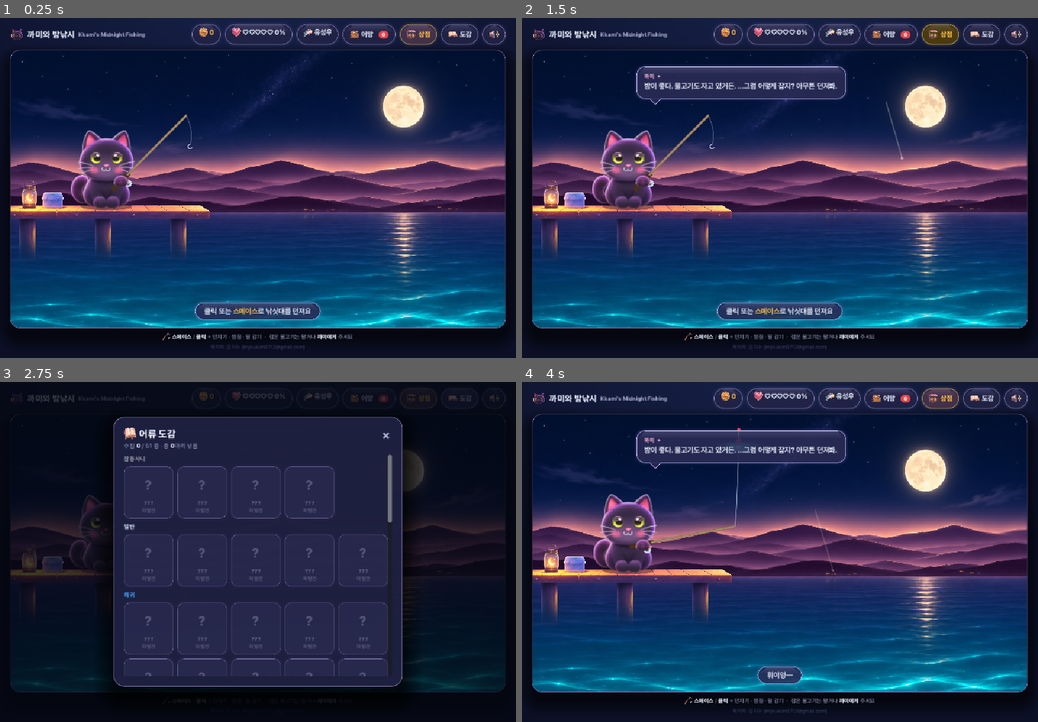
Above: before the commit, frames 1-4 (two rows, left to right).
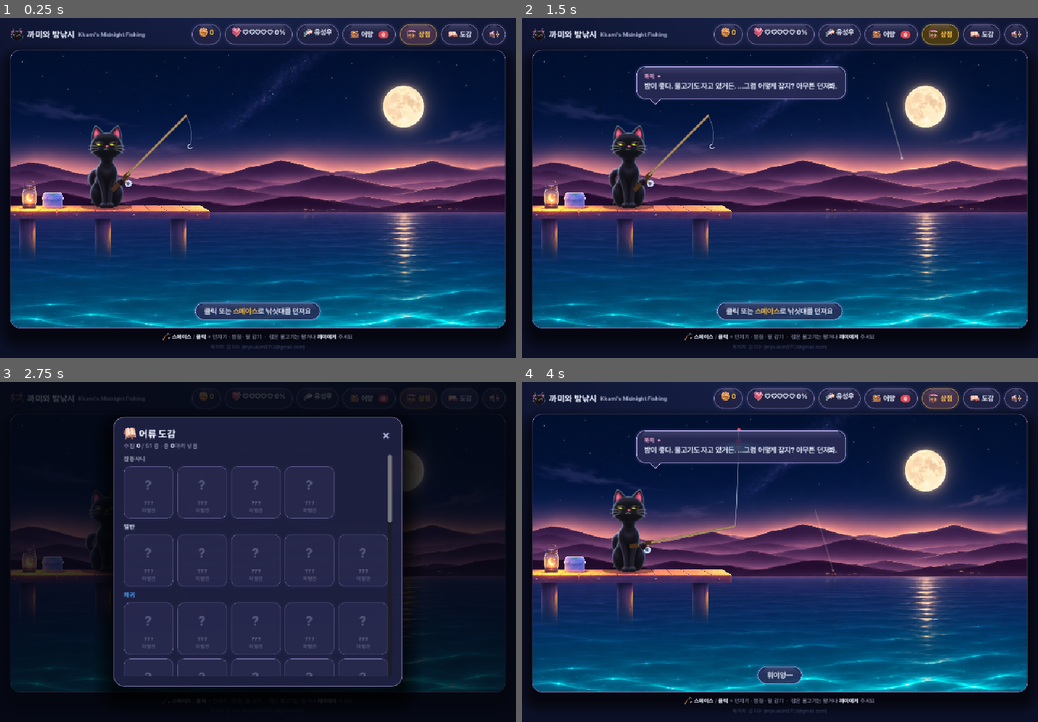
Above: after the commit, the same moments.

Repository: imjisukim0712-bit/Cat-Fishing
Game: Godot game, scene res://scenes/main.tscn
Same seed, same stepped clock (60 frames per second), same inputs: the game is played once before the commit and once after it.
Inputs (mouse positions are in pixels of both pictures, inside the frame that each line leads up to):
- Up to frame 1 (0.25 s): no input
- Up to frame 2 (1.5 s): click "어망" at 0.5 s; click "상점" at 1.25 s
- Up to frame 3 (2.75 s): click "도감" at 2 s
- Up to frame 4 (4 s): click (1017, 399) at 2.77 s; tap Enter at 3.5, 3.6 s; move the mouse to (893, 535) at 3.52 s; hold D from 3.53 s (still down); click (893, 535) at 3.67 s; tap Space at 3.77 s

The runs differ from the first frame. In frame 1, 2.0% of the frame differs, in the area x 2-27%, y 3-57%; in frame 2, 2.0%; in frame 3, 0.2%; in frame 4, 2.0%.

Commit message:
Redesign Kkami as a sleek aloof black cat; make all fish cute
- Kkami: new painted sheets (Codex) — true black fur with cool sheen,
  slimmer elegant sitting pose, half-lidded almond eyes for an aloof
  look, no blush, sleek S tail; all 7 outfits and 6 eye moods redone.
  Rig anchors re-measured; eyes scaled up slightly; HUD face icon
  rebuilt from the new sprites; shop thumbnail crop updated.
- Fish: all 51 fish/creatures repainted as cute chibi characters with
  big shiny eyes and soft rounded shapes (same order and layout).

Selftest 30/30; web build verified. Rebuilt play/.

Co-Authored-By: Claude Opus 5.5 <noreply@anthropic.com>
Claude-Session: https://claude.ai/code/session_018P3p2Mzt546YvsHAaNYGJm

Diff:
--- a/godot/scripts/main.gd
+++ b/godot/scripts/main.gd
@@ -848,7 +848,7 @@
 		var thumb := TextureRect.new()   # 그 옷을 입은 그림 까미
 		var at := AtlasTexture.new()   # 시트 칸의 빈 여백을 잘라 고양이(모자 포함)만 크게
 		at.atlas = load("res://assets/art/kkami/body_%s.png" % ico)
-		at.region = Rect2(68, 19, 309, 402)
+		at.region = Rect2(100, 0, 250, 430)
 		thumb.texture = at
 		thumb.expand_mode = TextureRect.EXPAND_IGNORE_SIZE
 		thumb.stretch_mode = TextureRect.STRETCH_KEEP_ASPECT_CENTERED
--- a/godot/scripts/stage_cat.gd
+++ b/godot/scripts/stage_cat.gd
@@ -4,16 +4,16 @@
 
 const ART := "res://assets/art/kkami/"
 const OUTFITS := ["none", "hoodie", "captain", "wizard", "space", "royal", "pirate"]
-# 몸 시트 한 칸(443px) 기준 측정값 (귀여운 2차 디자인): 고양이 중심 x=223, 바닥 y=420,
-# 머리 중심 (223,196)·폭 238, 코 (222,232), 턱 y=282
-const CELL_ANCHOR := Vector2(223, 420)
-const EYES_Y := 200.0
-const MOUTH_Y := 250.0
-const NECK_Y := 282.0
-const SCALE := 0.435                # 몸 시트 → 무대 (키 345px → 약 150px)
-const PART_K := 131.0 / 190.0       # 부품 시트 → 몸 시트 (기본 눈 한 쌍 폭 190px = 머리폭의 55%)
-const TAIL_BASE := Vector2(105, 188) # 꼬리 그림에서 몸에 붙는 지점 (아래쪽 끝)
-const EYE_SPREAD := 2.5              # 눈 한 쌍 그림을 반으로 갈라 양쪽으로 더 벌리는 거리 (무대 px, 한쪽 기준)
+# 몸 시트 한 칸(443px) 기준 측정값 (새침한 3차 디자인): 고양이 중심 x=224, 바닥 y=426,
+# 머리 중심 (224,137)·폭 150, 코 (222,137), 턱 y=185
+const CELL_ANCHOR := Vector2(224, 426)
+const EYES_Y := 124.0
+const MOUTH_Y := 151.0
+const NECK_Y := 192.0
+const SCALE := 0.41                 # 몸 시트 → 무대 (키 388px → 약 160px)
+const PART_K := 100.0 / 210.0       # 부품 시트 → 몸 시트 (눈 한 쌍 폭 210px = 머리폭의 2/3)
+const TAIL_BASE := Vector2(30, 258) # 꼬리 그림에서 몸에 붙는 지점 (아래쪽 끝)
+const EYE_SPREAD := 0.0              # 눈 한 쌍 그림을 반으로 갈라 양쪽으로 더 벌리는 거리 (무대 px, 한쪽 기준)
 
 var tex := {}
 
@@ -65,8 +65,8 @@
 	# 꼬리 (몸 뒤, 붙는 지점을 축으로 흔들기)
 	var tw := sin(tm * (7.5 if excited else 2.1)) * 0.5
 	var tail_t: Texture2D = tex.tail
-	var tk := SCALE * PART_K * 0.95
-	var pivot := anchor + Vector2(-38 * sx, -10)
+	var tk := SCALE * PART_K * 1.35
+	var pivot := anchor + Vector2(-26 * sx, -8)
 	xf(pivot, -0.08 + tw * 0.22)
 	draw_texture_rect(tail_t, Rect2(-TAIL_BASE * tk, tail_t.get_size() * tk), false)
 	xf()
@@ -90,19 +90,19 @@
 	var pk := SCALE * PART_K * (0.5 * (1.0 + sx))   # 통통해지면 얼굴도 살짝 넓게
 	var eye_pos := to_stage(Vector2(223, EYES_Y), anchor, sx, sy)
 	if eyes == "eyes_normal" or eyes == "eyes_alert":
-		var eye_off := 59.0 * pk + EYE_SPREAD * sx   # 눈 그림에서 각 눈 중심은 한가운데서 ±59px
+		var eye_off := 62.0 * pk * 1.15 + EYE_SPREAD * sx   # 눈 그림에서 각 눈 중심은 한가운데서 ±62px
 		for side in [-1.0, 1.0]:                     # 밤 고양이 눈빛 (눈마다 따로, 사이에 띠가 생기지 않게)
-			glow(eye_pos.x + side * eye_off, eye_pos.y, 11, 10, c("#d3ef5b", .16))
+			glow(eye_pos.x + side * eye_off, eye_pos.y, 9, 6, c("#d3ef5b", .14))
 	var star_pulse := 1.0 + (sin(tm * 9) * 0.08 if mood == "star" else 0.0)
-	eyes_split(eyes, eye_pos, pk * star_pulse, EYE_SPREAD * sx)
+	eyes_split(eyes, eye_pos, pk * 1.15 * star_pulse, EYE_SPREAD * sx)
 	var mouth := "mouth_open" if (mood == "star" or mood == "alert") else "mouth_closed"
-	part(mouth, to_stage(Vector2(222, MOUTH_Y + (6.0 if mouth == "mouth_open" else 0.0)), anchor, sx, sy), pk * 0.9)
+	part(mouth, to_stage(Vector2(222, MOUTH_Y + (4.0 if mouth == "mouth_open" else 0.0)), anchor, sx, sy), pk * 0.9)
 
 	# 목도리 (레벨업 훈장 느낌)
 	if Game.S.upg.charm > 1:
 		var neck := to_stage(Vector2(223, NECK_Y), anchor, sx, sy)
 		var cols := ["#e0454f", "#ff8a3d", "#63e6ff", "#b06bff", "#ffd166"]
-		fill_ell(neck.x, neck.y, 27 * sx, 7, c(cols[mini(4, Game.S.upg.charm - 1)], .92), 0, 0, PI)
+		fill_ell(neck.x, neck.y, 19 * sx, 6, c(cols[mini(4, Game.S.upg.charm - 1)], .92), 0, 0, PI)
 		circle(neck.x, neck.y + 5, 4.2, c("#ffd166"))
 
 	# 낚싯대 + 대를 쥔 앞발 (흥분 떨림은 몸과 같이)
Binary file changed: godot/assets/art/fish/angler.png
Binary file changed: godot/assets/art/fish/aspido.png
Binary file changed: godot/assets/art/fish/aurorad.png
Binary file changed: godot/assets/art/fish/bahamut.png
Binary file changed: godot/assets/art/fish/bass.png
Binary file changed: godot/assets/art/fish/boot.png
Binary file changed: godot/assets/art/fish/bung.png
Binary file changed: godot/assets/art/fish/can.png
Binary file changed: godot/assets/art/fish/carp.png
Binary file changed: godot/assets/art/fish/catfish.png
Binary file changed: godot/assets/art/fish/charyb.png
Binary file changed: godot/assets/art/fish/crab.png
(and 58 more such lines)
